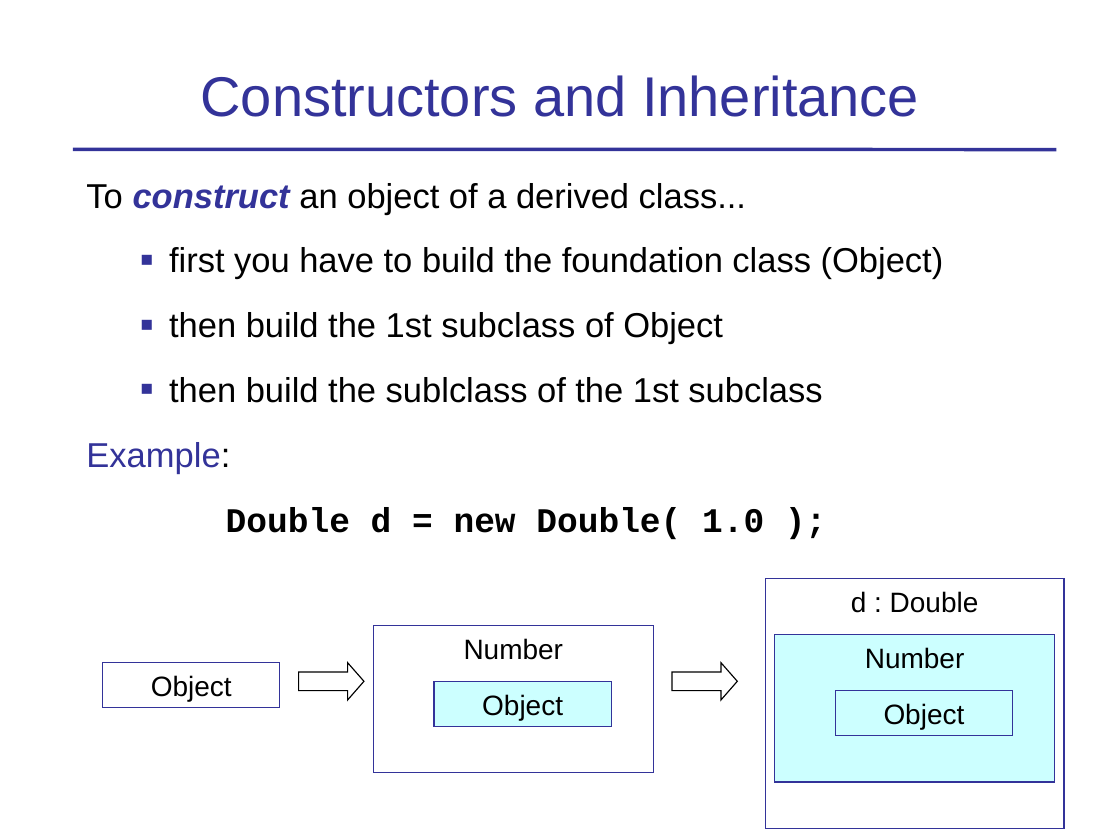
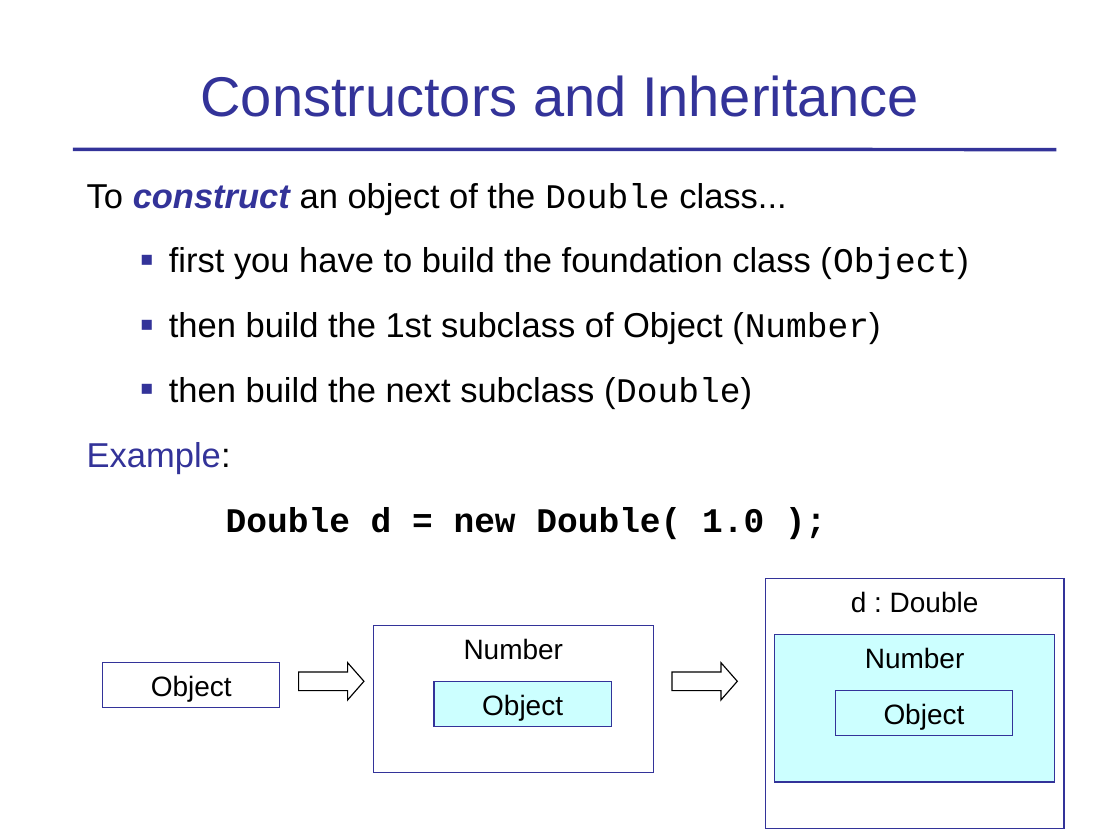
Before and after one commit to skeoop/skeoop.github.io, a slide deck: slide 15 of week4/Inheritance-1-Basics.ppt (slide 31 before the commit). Drawn at 1120x840 pixels with LibreOffice and Linux fonts; fonts in the diff are those of the drawing. Boxes give left, top, right and bottom in pixels: in the first picture for what was removed or moved away, otherwise in the second. Text is boxed around its words. In the diff, an @@ line names an element or a change of style, - is before the commit and + after.

Commit message:
Clarify inheritance basics slides

```diff
--- a/week4/Inheritance-1-Basics.ppt
+++ b/week4/Inheritance-1-Basics.ppt
@@ text at box(87, 183, 786, 215): text changed @@
-To construct an object of a derived class...
+To construct an object of the Double class...
@@ text at box(169, 247, 969, 279): font Arial to Courier New in "(Object)" @@
@@ text at box(169, 312, 880, 409): text changed @@
-  ■ then build the 1st subclass of Object
-  ■ then build the sublclass of the 1st subclass
+  ■ then build the 1st subclass of Object (Number)
+  ■ then build the next subclass (Double)
```
Also in this commit, not shown: 19 other slides changed, 2 slides removed, 1 other file.
